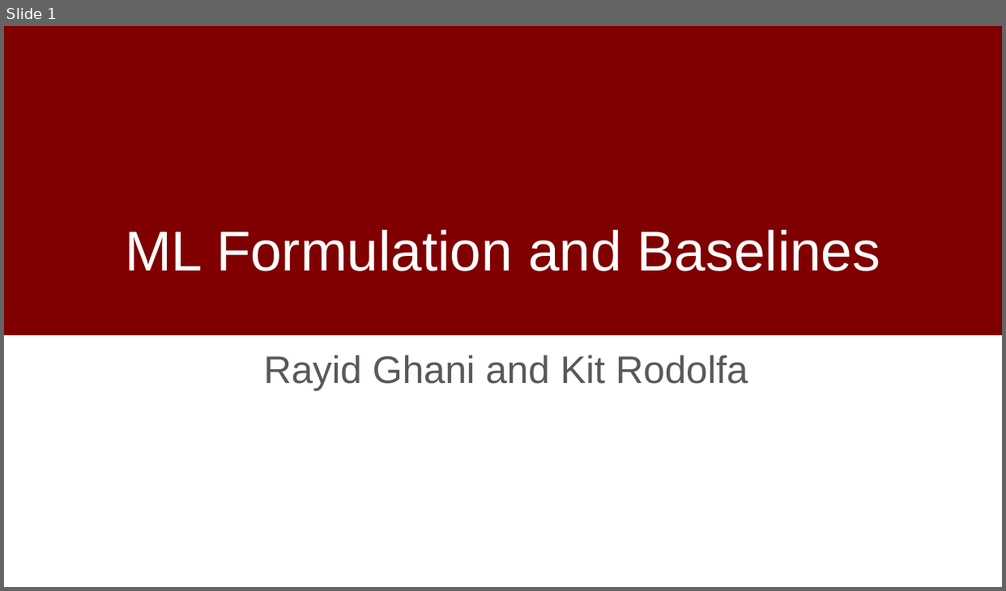
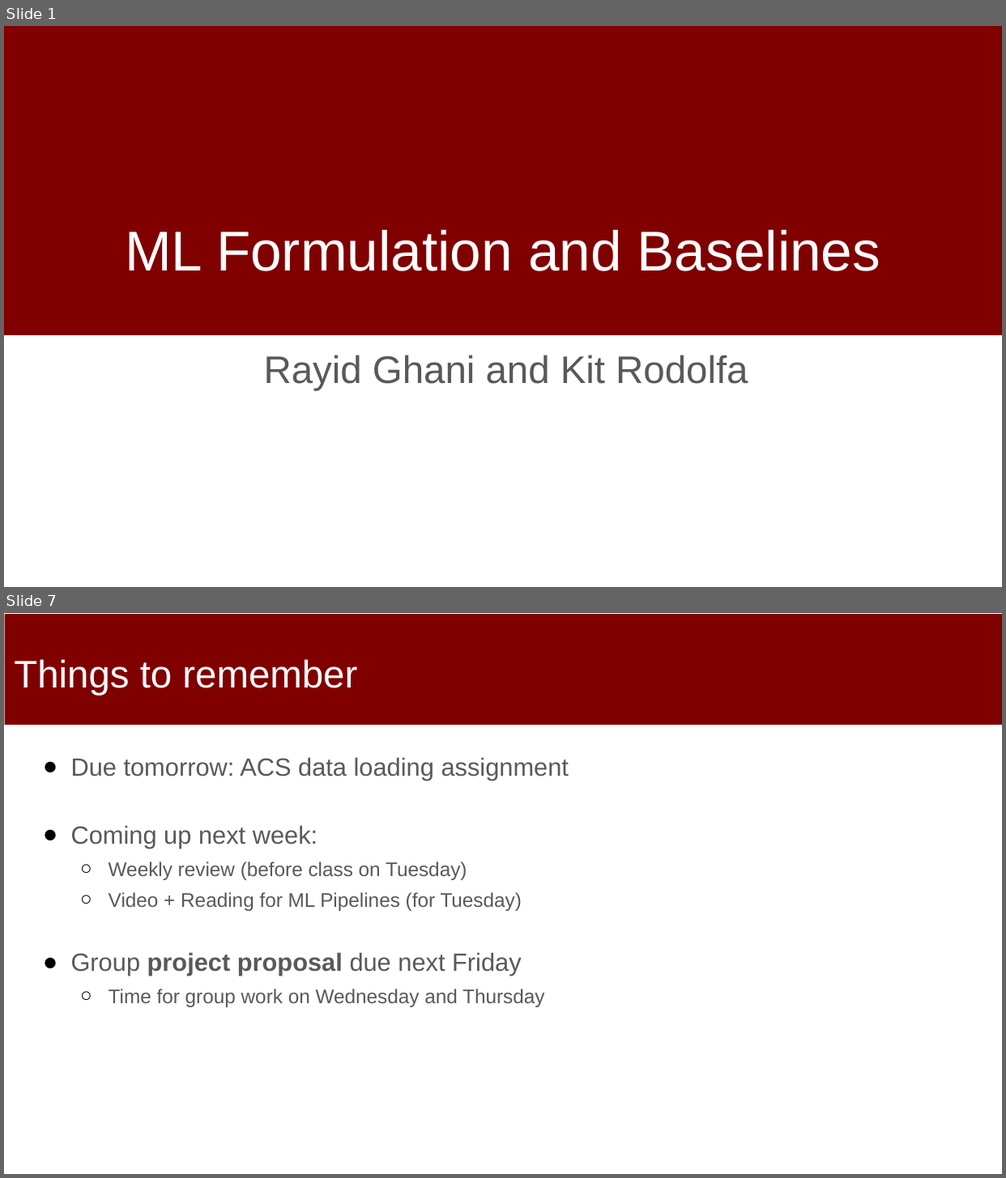
Before and after one commit to dssg/mlforpublicpolicylab, a slide deck: 03 - Data Exploration, Analytical Formulation, and Baselines/formulation-discussion.pptx. Shown one above the other, each under a label of ours: slide 1 before the commit, slides 1 and 7 after it; the slides between them are not shown. The pictures are 1006x591 and 1006x1178 pixels, drawn with LibreOffice and Linux fonts; fonts in the diff are those of the drawing; background and template pictures are left out. Boxes give left, top, right and bottom in pixels: in the first picture for what was removed or moved away, otherwise in the second. Text is boxed around its words. In the diff, an @@ line names an element or a change of style, - is before the commit and + after.

```diff
--- a/03 - Data Exploration, Analytical Formulation, and Baselines/formulation-discussion.pptx
+++ b/03 - Data Exploration, Analytical Formulation, and Baselines/formulation-discussion.pptx
@@ slide 7 added at (4, 613, 1002, 1174), background #FFFFFF @@
@@ rectangle added at (5, 614, 1002, 725), fill #800000 @@
@@ title added at (14, 659, 357, 696), 37 pt, text #FFFFFF @@
+Things to remember
@@ text added at (71, 757, 569, 1007), 19 pt, text #595959 @@
+● Due tomorrow: ACS data loading assignment
+● Coming up next week:
+  ○ Weekly review (before class on Tuesday)
+  ○ Video + Reading for ML Pipelines (for Tuesday)
+● Group project proposal due next Friday
+  ○ Time for group work on Wednesday and Thursday
```
Also in this commit, not shown: 5 other slides added, 5 slides removed.
